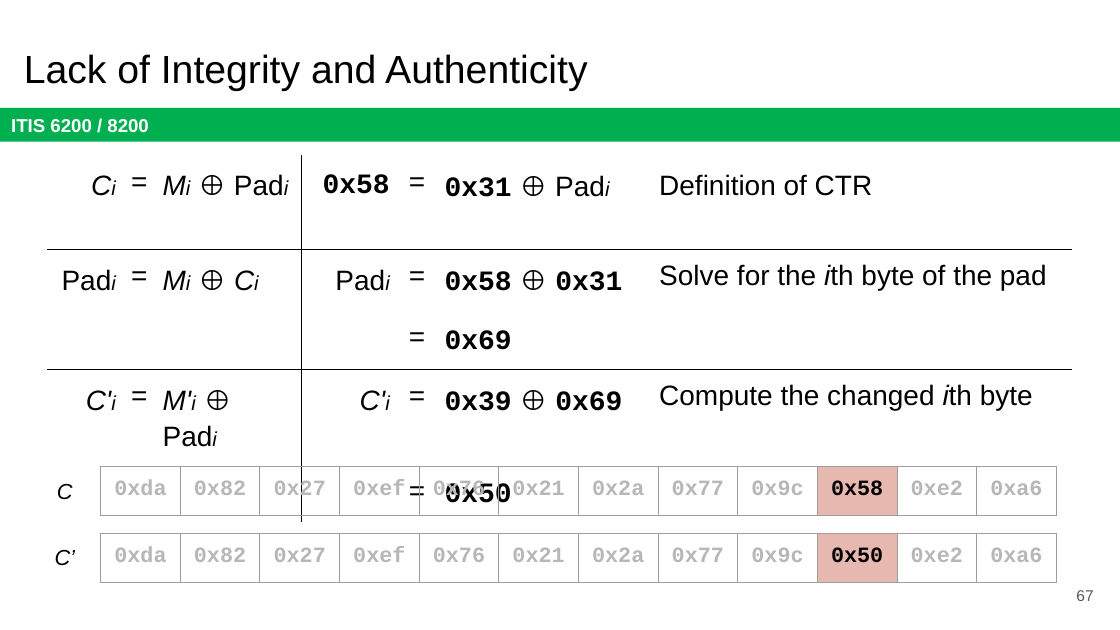
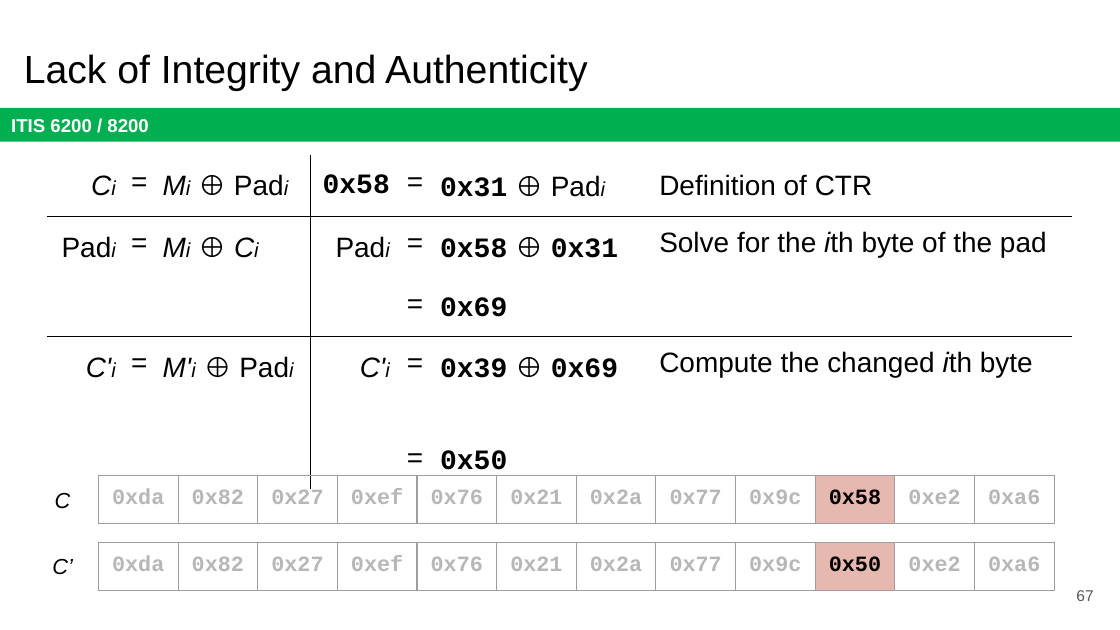
Before and after one commit to jx5c/github.io, a slide deck: slide 67 of teaching/ITIS6200/2023fa/lectures/lec03.pptx. Drawn at 1120x630 pixels with LibreOffice and Linux fonts; fonts in the diff are those of the drawing. Boxes give left, top, right and bottom in pixels: in the first picture for what was removed or moved away, otherwise in the second. Text is boxed around its words. In the diff, an @@ line names an element or a change of style, - is before the commit and + after.

```diff
--- a/teaching/ITIS6200/2023fa/lectures/lec03.pptx
+++ b/teaching/ITIS6200/2023fa/lectures/lec03.pptx
@@ table at [47, 155, 1072, 481] @@
@@ less space between paragraphs @@
@@ more space between paragraphs @@
@@ 2 tables, 2 texts: place and size @@
-2 tables, 2 texts at [55, 467, 1055, 581]
+2 tables, 2 texts at [52, 475, 1053, 590]
```
Also in this commit, not shown: 25 other slides changed, 1 other file.
